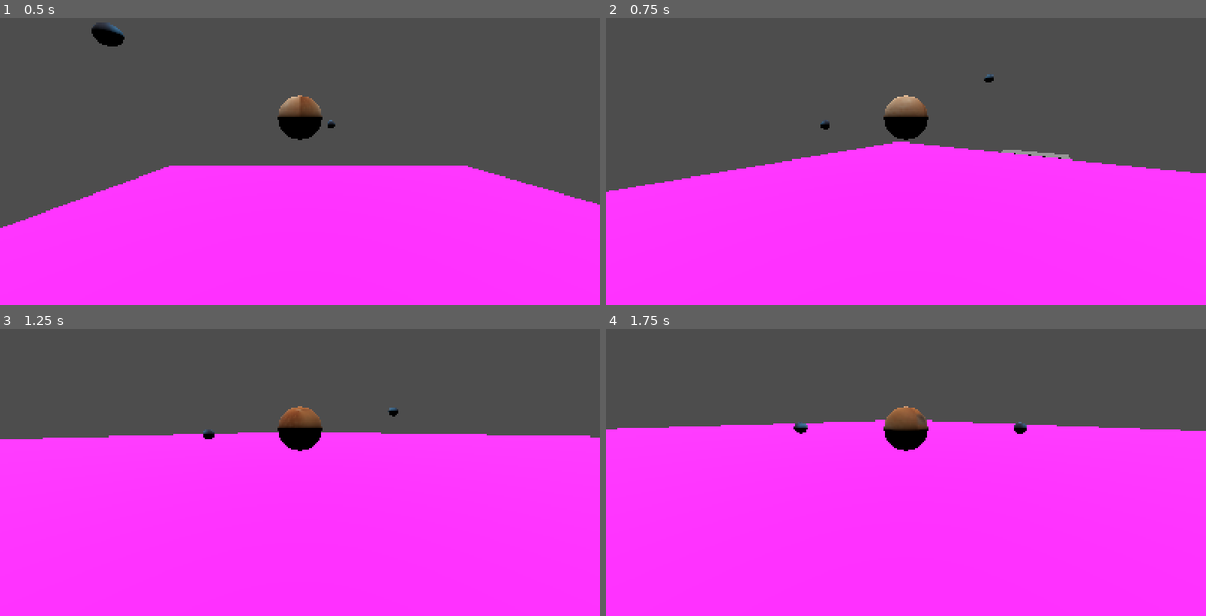
Above: before the commit, frames 1-4 (two rows, left to right).
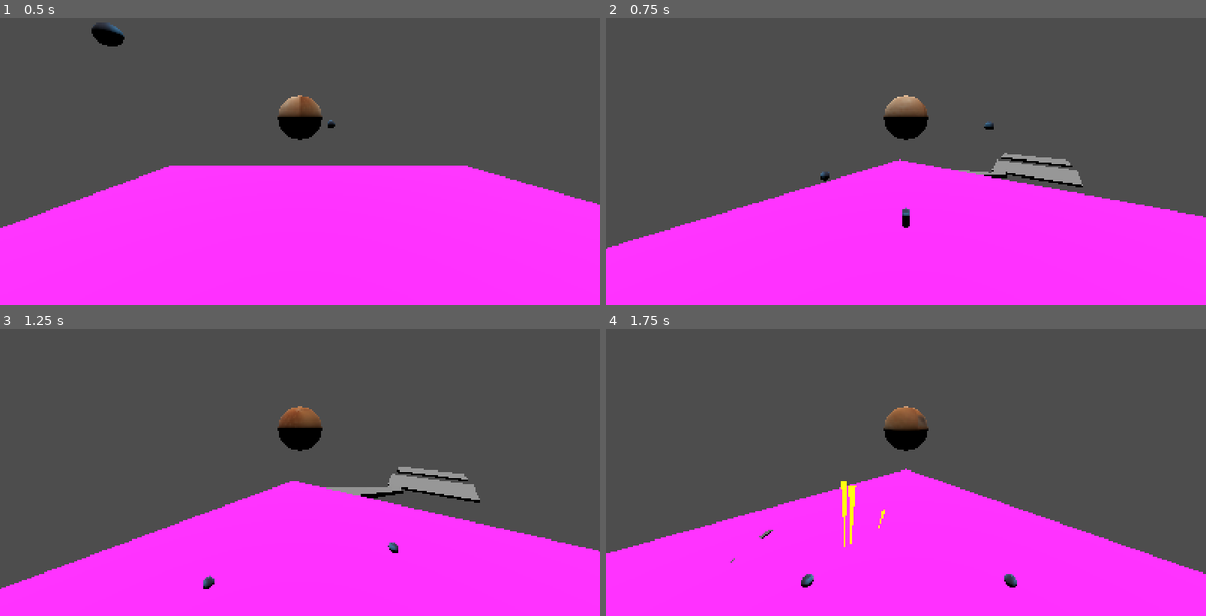
Above: after the commit, the same moments.

Repository: Jujulien45/Waffle_studio
Game: Godot game, scene res://dev.tscn
Two runs of this game, one before a commit and one after it. Both use one fixed random seed, a clock stepped at 60 frames per second and the inputs below. The engine's default icon, where the game draws it, is replaced by a stand-in: a white triangle on a blue panel in a dark square.
Inputs (mouse positions are in pixels of both pictures, inside the frame that each line leads up to):
- Up to frame 1 (0.5 s): no input
- Up to frame 2 (0.75 s): tap Enter (ui_accept) at 0.5, 0.6 s; move the mouse to (936, 115) at 0.52 s; hold W (ui_up) from 0.53 s (still down)
- Up to frame 3 (1.25 s): keep holding W (ui_up); tap Enter (ui_accept) at 0.77, 1.07 s
- Up to frame 4 (1.75 s): keep holding W (ui_up); move the mouse to (876, 429) at 1.27 s; tap P at 1.35 s; tap Enter (ui_accept) at 1.52, 1.55 s

Frame 1 is identical in both runs. In frame 2, 12% of the frame differs, in the area x 0-100%, y 19-81%; in frame 3, 31%; in frame 4, 32%, in the area x 0-100%, y 27-91%.

Commit message:
double jump with egg

Diff:
--- a/Egg.gd
+++ b/Egg.gd
@@ -9,6 +9,6 @@
 func _process(delta: float) -> void:
 	if is_on_floor():
 		var exploding_egg = egg_eplosion_scene.instantiate()
-		get_tree().add_child(exploding_egg)
+		get_parent().add_child(exploding_egg)
 		exploding_egg.global_position = global_position
 		queue_free()
--- a/character_body_3d.gd
+++ b/character_body_3d.gd
@@ -1,4 +1,6 @@
 extends CharacterBody3D
+
+var egg = preload("res://egg.tscn")
 
 const ACELERATION = 5
 const FRICTION = 0.4
@@ -8,6 +10,8 @@
 var roty = 0.0
 
 var radius
+
+var double_jumped = false
 
 var paused = false
 
@@ -35,10 +39,17 @@
 			velocity += get_gravity() * delta
 		if is_on_floor():
 			velocity += get_gravity().slide(get_floor_normal()) * delta
+			double_jumped = false
 
 		# Handle jump.
-		if Input.is_action_just_pressed("ui_accept") and is_on_floor():
+		if Input.is_action_just_pressed("ui_accept") and double_jumped == false:
 			velocity.y = JUMP_VELOCITY
+			if(not is_on_floor()):
+				double_jumped = true
+				var egg_inst = egg.instantiate()
+				get_parent().add_child(egg_inst)
+				egg_inst.global_position = global_position
+				egg_inst.global_position.y -= 0.6
 
 		# Get the input direction and handle the movement/deceleration.
 		# As good practice, you should replace UI actions with custom gameplay actions.
--- a/egg.tscn
+++ b/egg.tscn
@@ -29,3 +29,5 @@
 
 [node name="CollisionShape3D" type="CollisionShape3D" parent="Area3D"]
 shape = SubResource("CapsuleShape3D_wdad3")
+
+[node name="RayCast3D" type="RayCast3D" parent="."]
